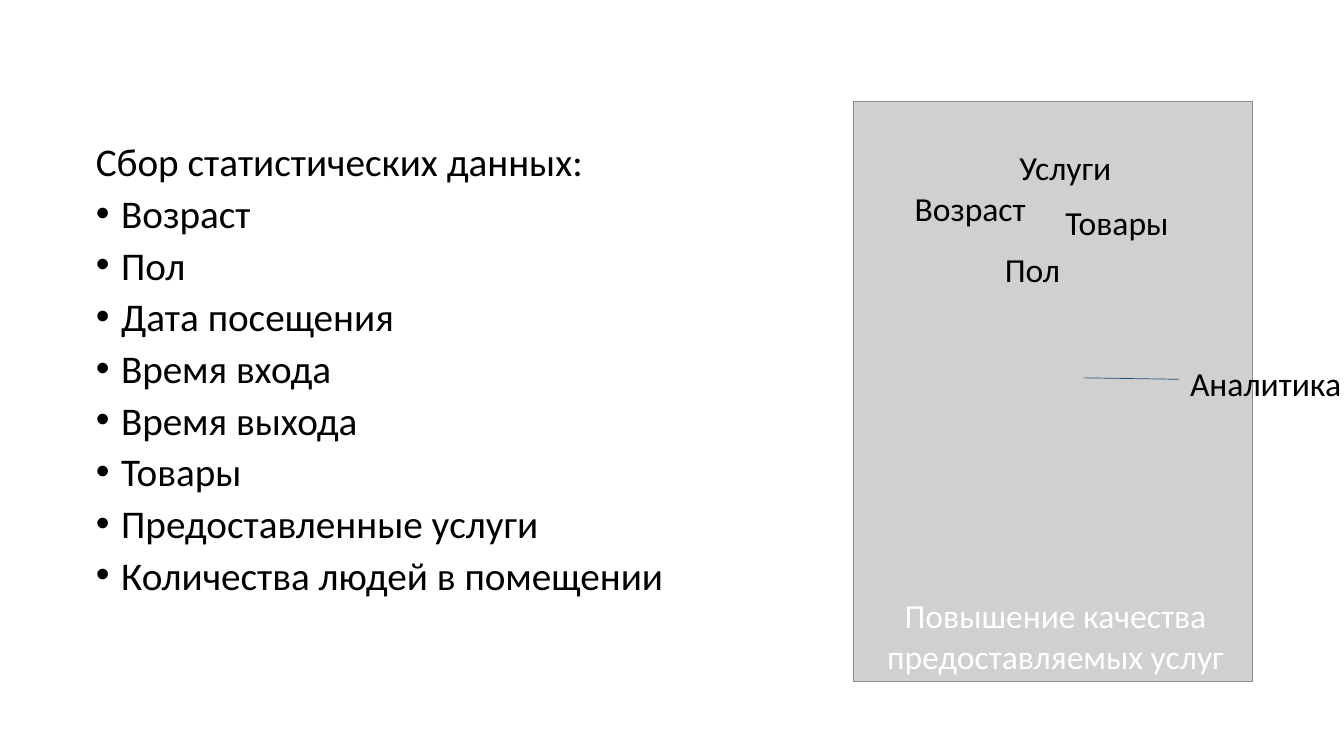
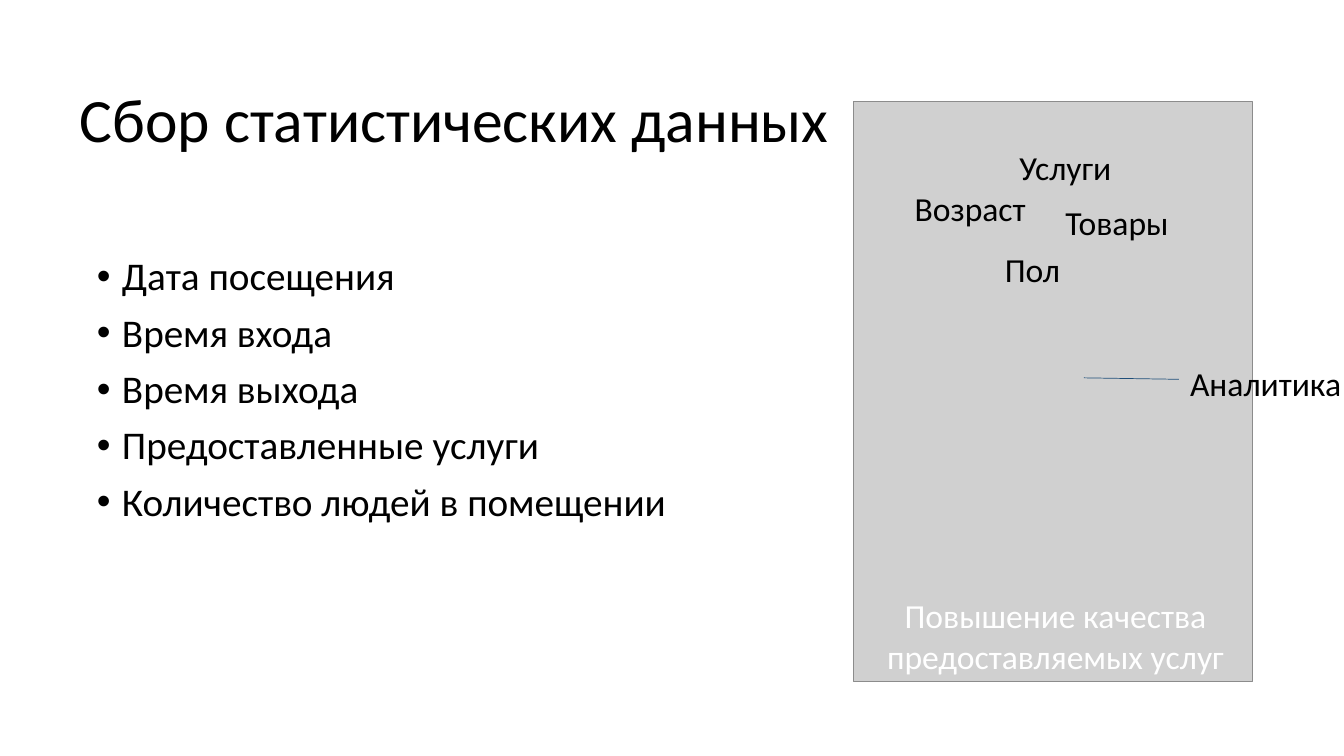
Before and after one commit to vadikko2/Hack_university, a slide deck: slide 4 of Hack_present - 3.pptx (slide 2 before the commit). Drawn at 1344x756 pixels with LibreOffice and Linux fonts; fonts in the diff are those of the drawing; grey boxes stand for pictures. Boxes give left, top, right and bottom in pixels: in the first picture for what was removed or moved away, otherwise in the second. Text is boxed around its words. In the diff, an @@ line names an element or a change of style, - is before the commit and + after.

```diff
--- a/Hack_present - 3.pptx
+++ b/Hack_present - 3.pptx
@@ title added at <box>80,100,828,152</box>, 44 pt, text #000000 @@
+Сбор статистических данных
@@ text at <box>96,149,583,281</box>: paragraphs removed @@
-Сбор статистических данных:
-• Возраст
-• Пол
@@ text "Дата посещения": place and size @@
-text "Дата посещения" at <box>96,149,664,597</box>
+text "Дата посещения" at <box>122,265,666,523</box>
@@ text at <box>122,265,539,466</box>: line spacing 0.8 to 0.9 @@
@@ text at <box>121,461,241,493</box>: paragraph removed @@
-• Товары
@@ text at <box>122,489,666,523</box>: text changed @@
-• Количества людей в помещении
+• Количество людей в помещении
```
Also in this commit, not shown: 4 other slides changed, 1 slide added.
